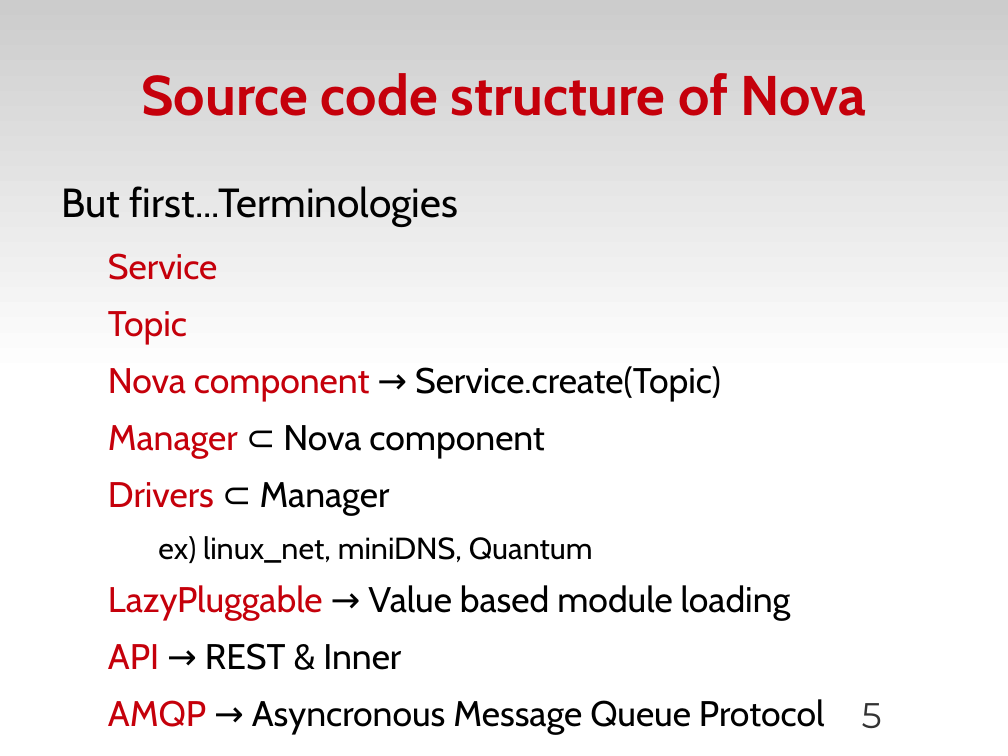
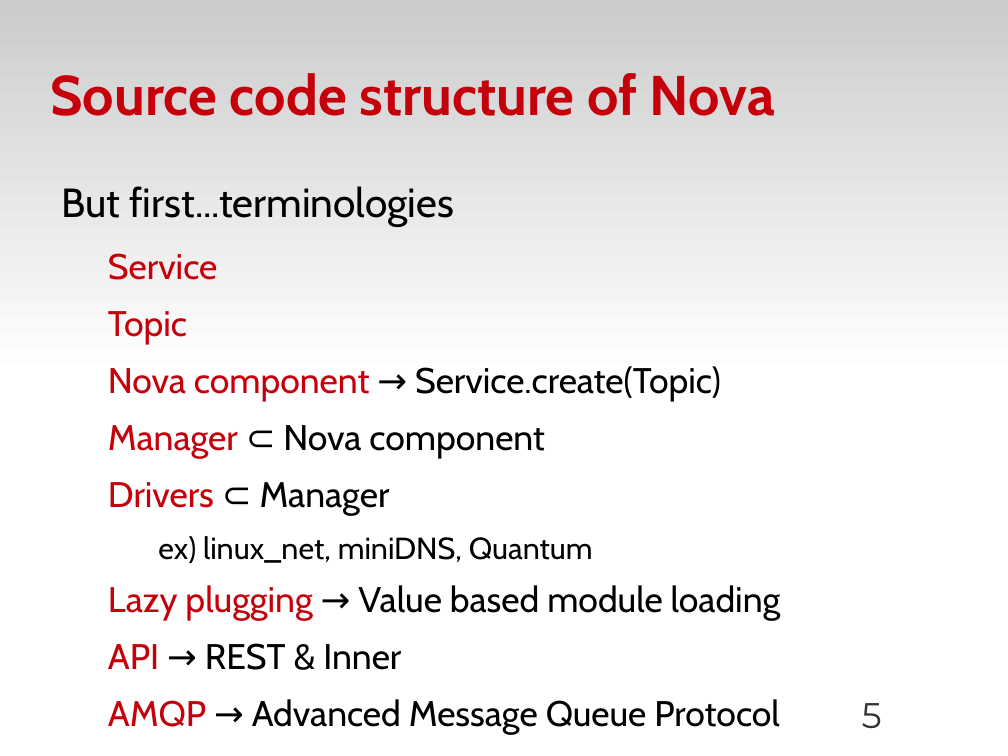
Before and after one commit to zyluo/talk-COSUG-2012, a slide deck: slide 5 of COSUG-2012.odp. Drawn at 1008x756 pixels with LibreOffice and Linux fonts; fonts in the diff are those of the drawing; background and template pictures are left out. Boxes give left, top, right and bottom in pixels: in the first picture for what was removed or moved away, otherwise in the second. Text is boxed around its words. In the diff, an @@ line names an element or a change of style, - is before the commit and + after.

Commit message:
fix typos

```diff
--- a/COSUG-2012.odp
+++ b/COSUG-2012.odp
@@ title "Source code structure of Nova" at [50,73,775,116]: alignment centre to left @@
@@ text at [61,186,454,226]: text changed @@
-But first...Terminologies
+But first...terminologies
@@ text at [108,585,781,620]: text changed @@
-  LazyPluggable → Value based module loading
+  Lazy plugging → Value based module loading
@@ text at [108,699,779,734]: text changed @@
-  AMQP → Asyncronous Message Queue Protocol
+  AMQP → Advanced Message Queue Protocol
```
Also in this commit, not shown: 17 other slides changed, 1 slide added.
